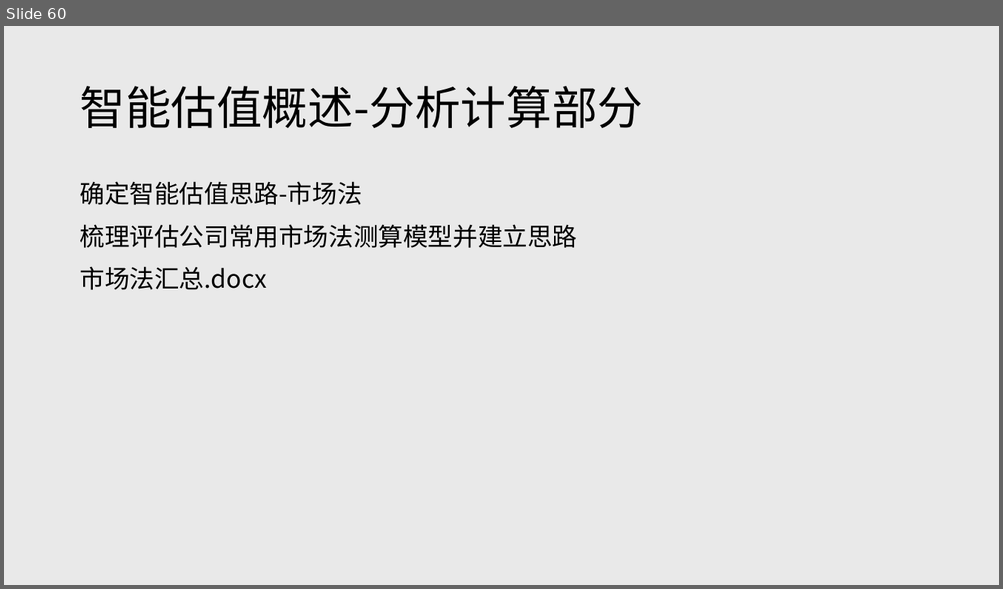
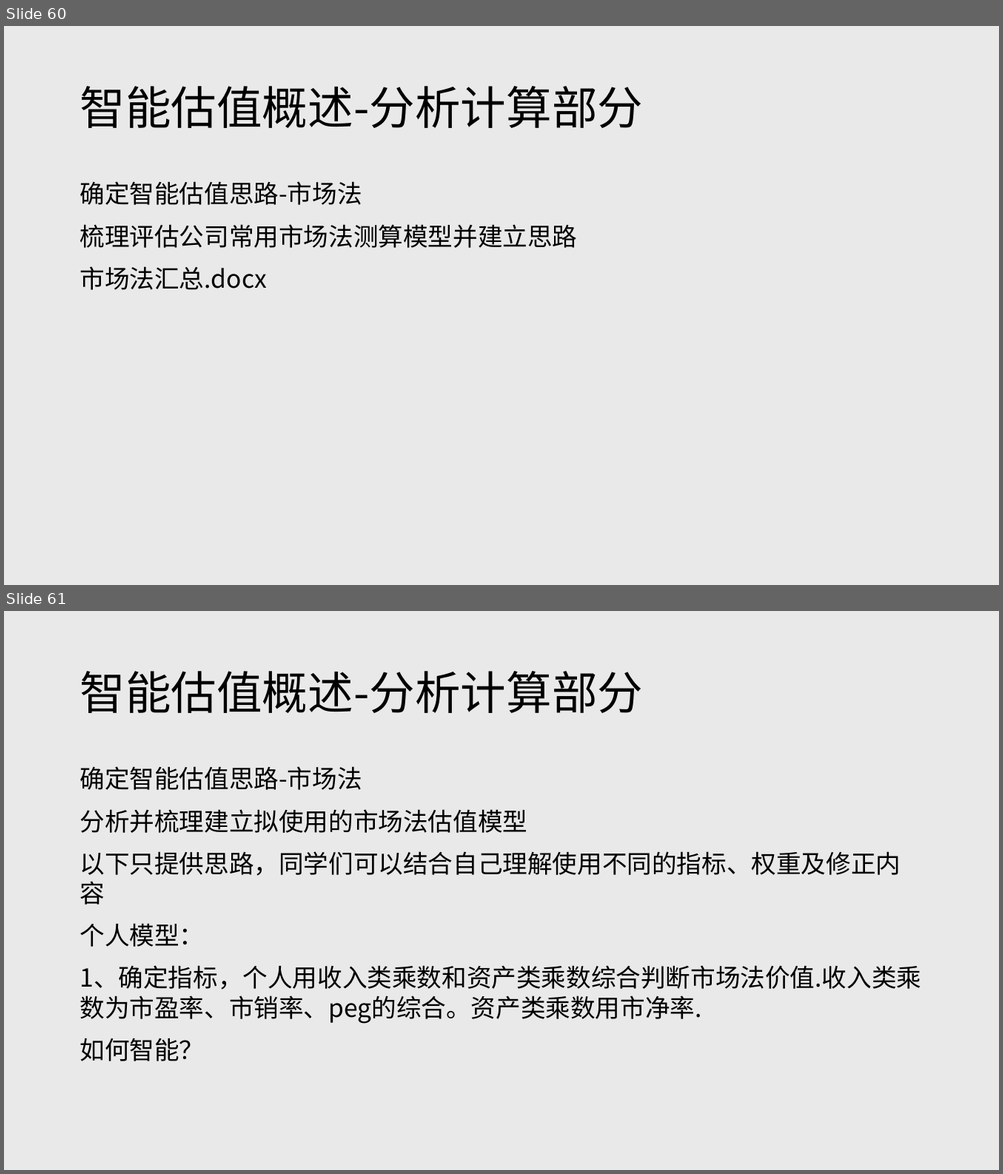
Before and after one commit to sirsws/iv_lesson, a slide deck: 智能估值课程讲义.pptx. Shown one above the other, each under a label of ours: slide 60 before the commit, slides 60 and 61 after it. The pictures are 1003x589 and 1003x1174 pixels, drawn with LibreOffice and Linux fonts; fonts in the diff are those of the drawing. Boxes give left, top, right and bottom in pixels: in the first picture for what was removed or moved away, otherwise in the second. Text is boxed around its words. In the diff, an @@ line names an element or a change of style, - is before the commit and + after.

```diff
--- a/智能估值课程讲义.pptx
+++ b/智能估值课程讲义.pptx
@@ slide 61 added at (x1=4, y1=611, x2=999, y2=1170), background #E9E9E9 @@
@@ title added at (x1=79, y1=671, x2=643, y2=713), 44 pt, text #000000 @@
+智能估值概述-分析计算部分
@@ text added at (x1=79, y1=766, x2=921, y2=1062), 24 pt, text #000000 @@
+确定智能估值思路-市场法
+分析并梳理建立拟使用的市场法估值模型
+以下只提供思路，同学们可以结合自己理解使用不同的指标、权重及修正内容
+个人模型：
+1、确定指标，个人用收入类乘数和资产类乘数综合判断市场法价值.收入类乘数为市盈率、市销率、peg的综合。资产类乘数用市净率.
+如何智能？
```
Also in this commit, not shown: 5 other slides added, 1 other file.
